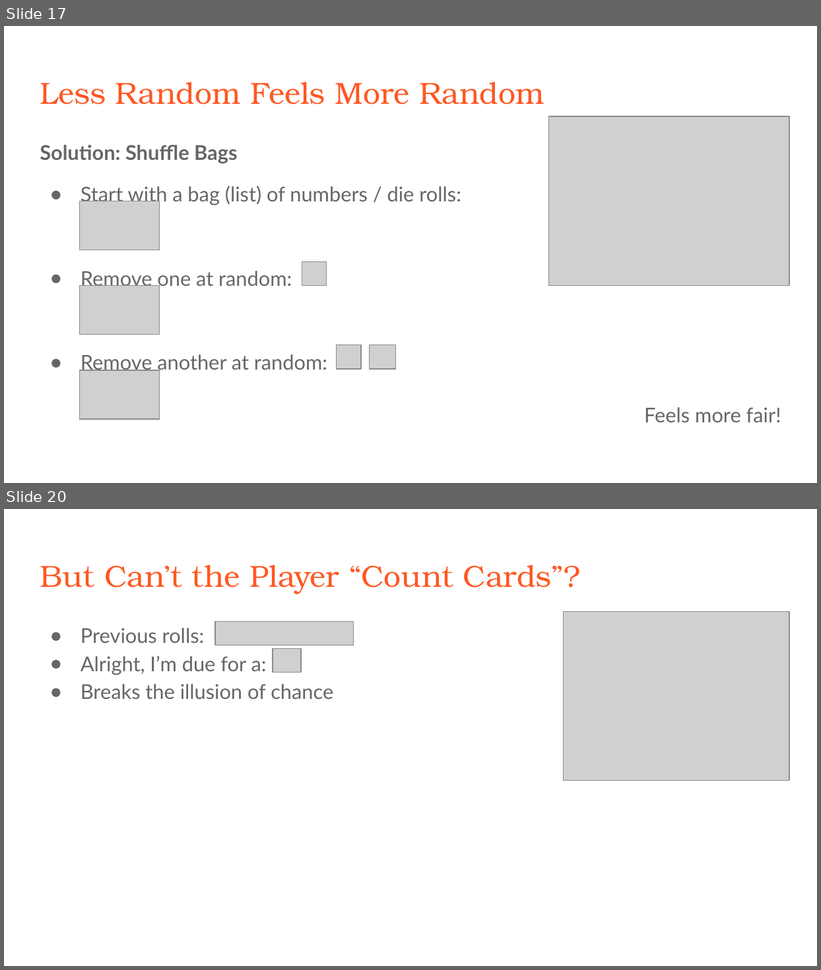
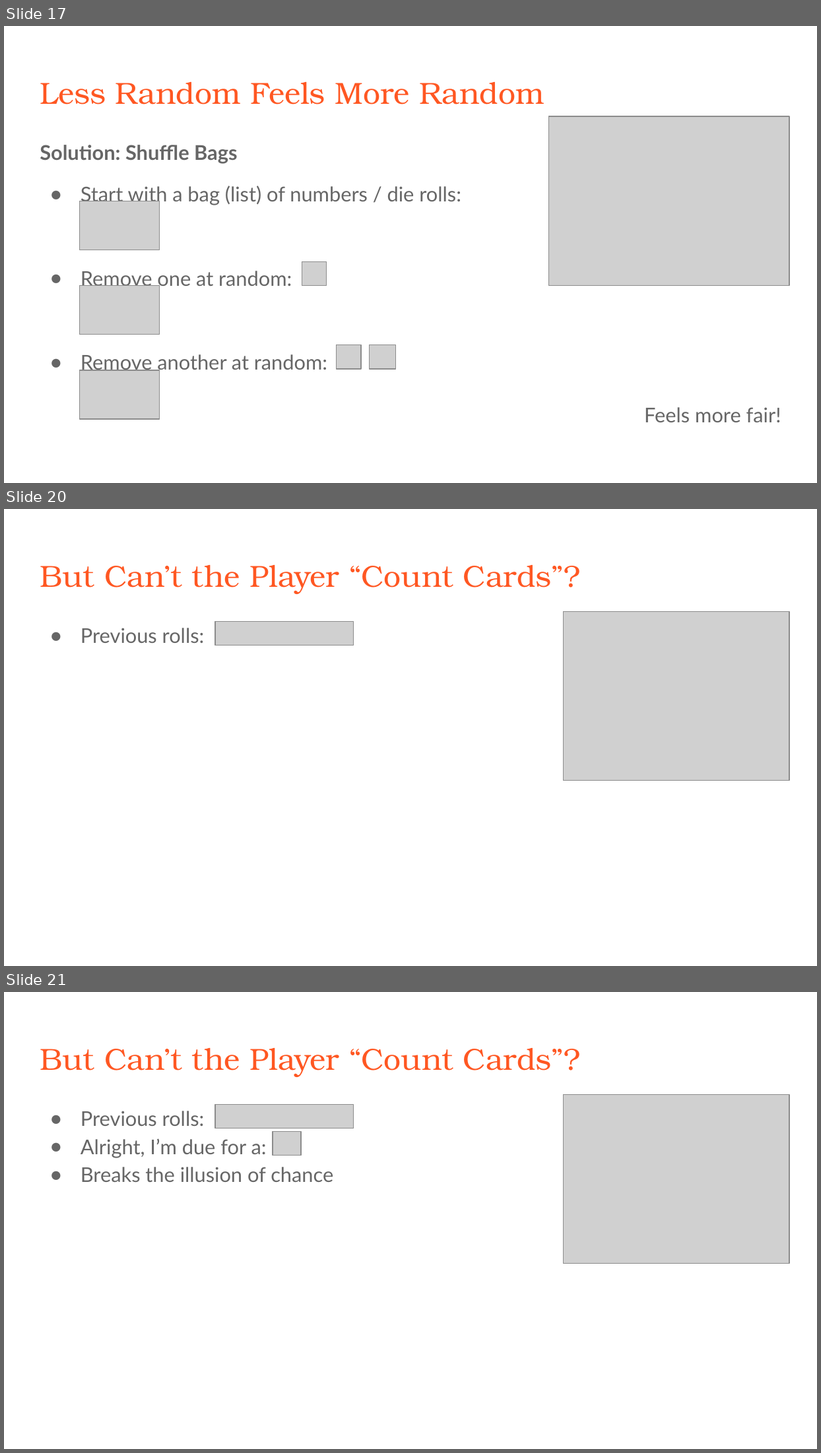
Before and after one commit to tonyli99/shufflebags, a slide deck: Shuffle_Bag_Randomization.pptx. Shown one above the other, each under a label of ours: slides 17 and 20 before the commit, slides 17, 20 and 21 after it; the slides between them are not shown. The pictures are 821x970 and 821x1453 pixels, drawn with LibreOffice and Linux fonts; fonts in the diff are those of the drawing; grey boxes stand for pictures. Boxes give left, top, right and bottom in pixels: in the first picture for what was removed or moved away, otherwise in the second. Text is boxed around its words. In the diff, an @@ line names an element or a change of style, - is before the commit and + after.

```diff
--- a/Shuffle_Bag_Randomization.pptx
+++ b/Shuffle_Bag_Randomization.pptx
@@ slide 20 added at <box>4,509,817,966</box>, background #FFFFFF @@
@@ title added at <box>40,565,580,594</box>, 27 pt, text #FF5722 @@
+But Can’t the Player “Count Cards”?
@@ picture added at <box>215,621,354,646</box> @@
@@ picture added at <box>564,611,789,780</box> @@
@@ text added at <box>81,628,205,643</box>, 18 pt, text #666666 @@
+● Previous rolls:
@@ what was slide 20 is now slide 21 @@
```
Also in this commit, not shown: 6 slides changed.
